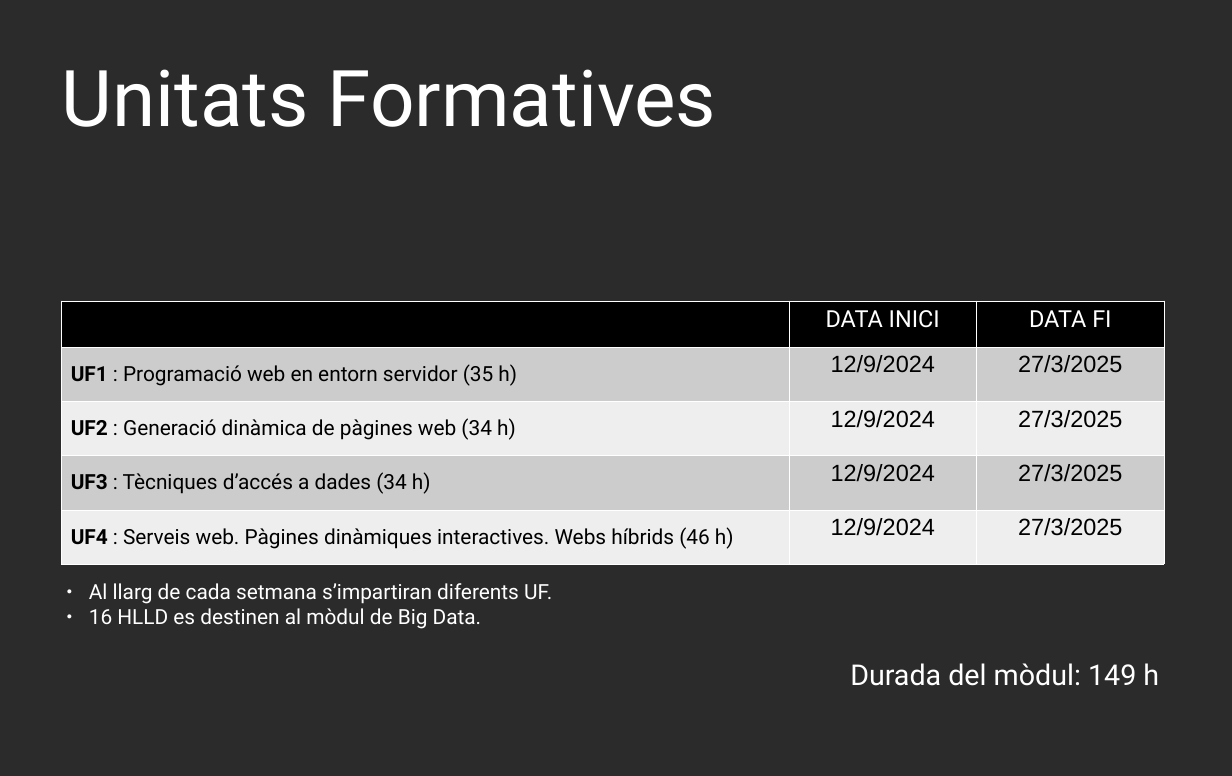
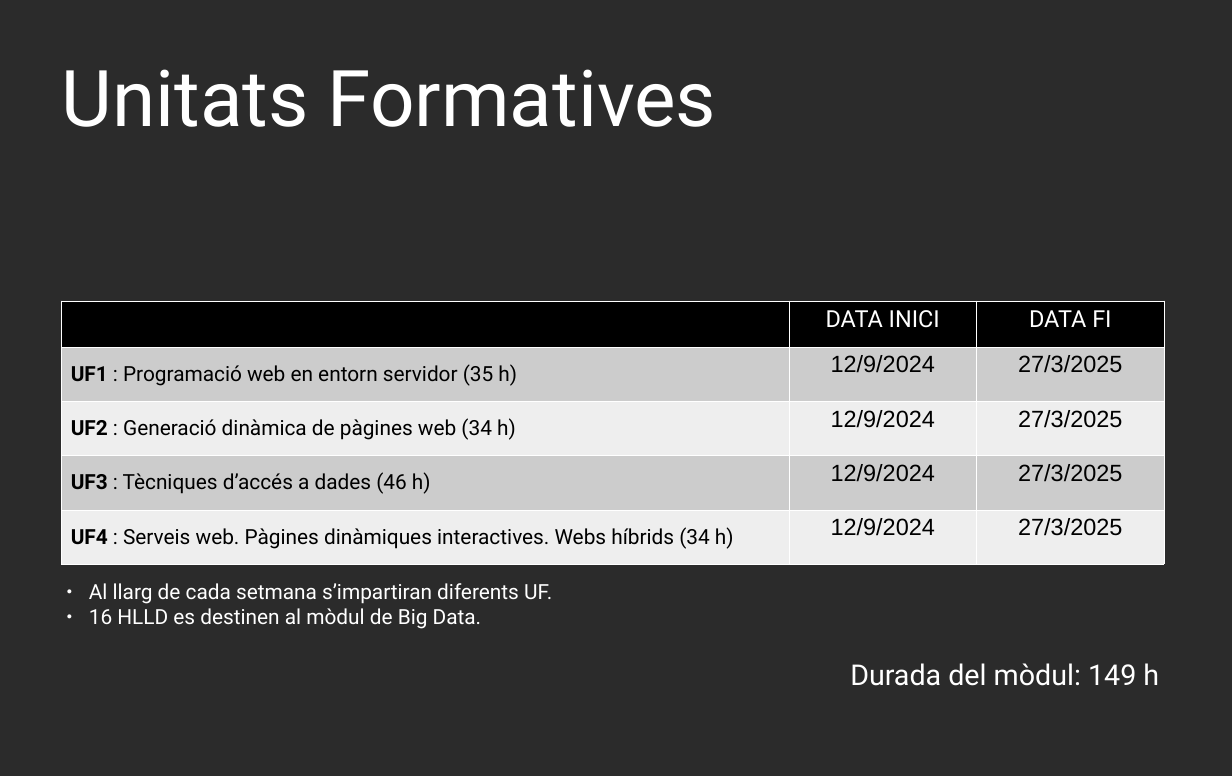
Before and after one commit to xbaubes/xbaubes, a slide deck: slide 4 of Presentacions/[DAW-MP07] Desenvolupament web en entorn servidor.odp. Drawn at 1232x776 pixels with LibreOffice and Linux fonts; fonts in the diff are those of the drawing; background and template pictures are left out; a plain dark background stands for a picture behind light text. Boxes give left, top, right and bottom in pixels: in the first picture for what was removed or moved away, otherwise in the second. Text is boxed around its words. In the diff, an @@ line names an element or a change of style, - is before the commit and + after.

Commit message:
presentations

```diff
--- a/Presentacions/[DAW-MP07] Desenvolupament web en entorn servidor.odp
+++ b/Presentacions/[DAW-MP07] Desenvolupament web en entorn servidor.odp
@@ table at (62, 300, 1165, 564) @@
-row 4, column 1: UF3 : Tècniques d’accés a dades (34 h)
+row 4, column 1: UF3 : Tècniques d’accés a dades (46 h)
-row 5, column 1: UF4 : Serveis web. Pàgines dinàmiques interactives. Webs híbrids (46 h)
+row 5, column 1: UF4 : Serveis web. Pàgines dinàmiques interactives. Webs híbrids (34 h)
```
Also in this commit, not shown: 1 other slide changed, 4 other files.
